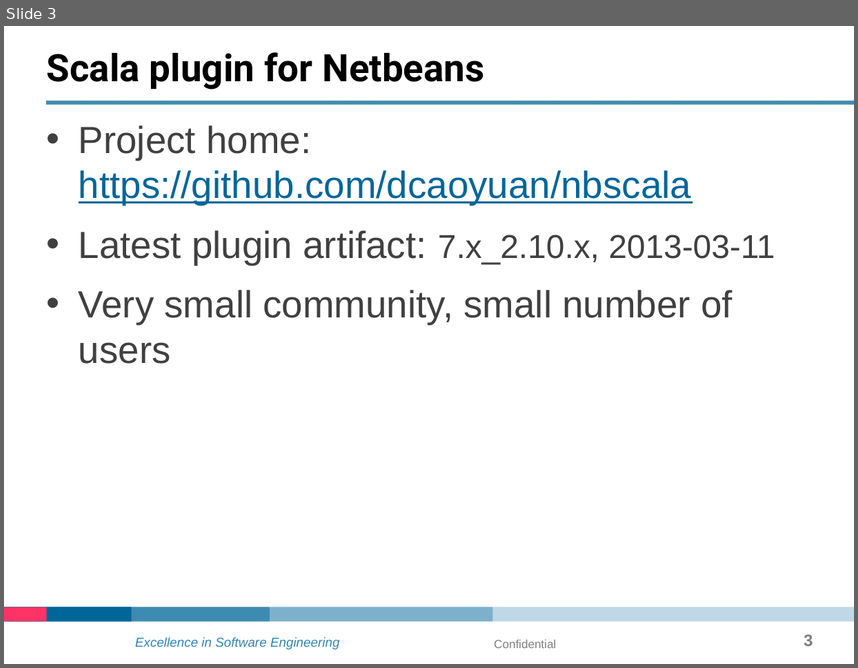
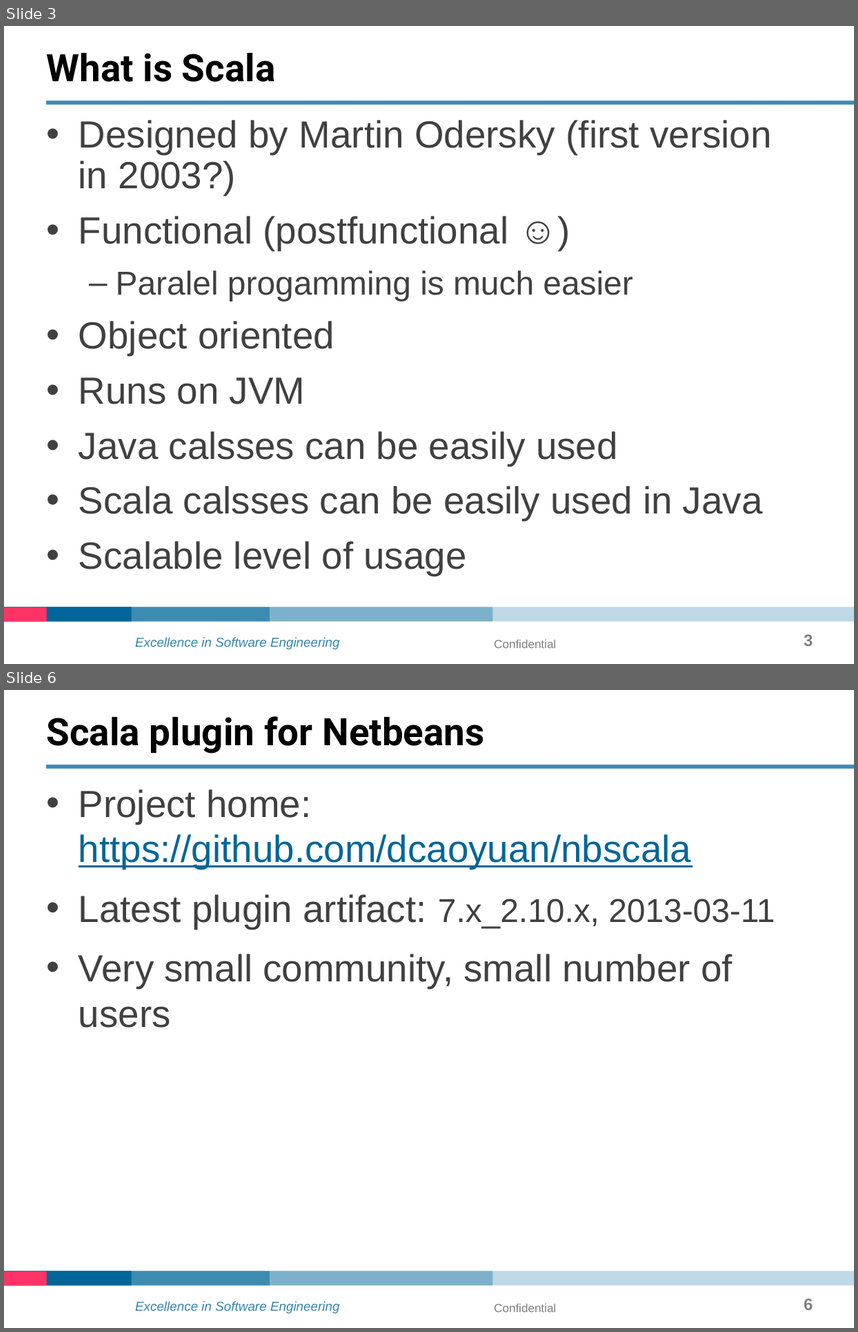
Before and after one commit to denkodoki/scala-tarining-1, a slide deck: ppt/scala-beg-training.pptx. Shown one above the other, each under a label of ours: slide 3 before the commit, slides 3 and 6 after it; the slides between them are not shown. The pictures are 858x668 and 858x1332 pixels, drawn with LibreOffice and Linux fonts; fonts in the diff are those of the drawing; background and template pictures are left out. Boxes give left, top, right and bottom in pixels: in the first picture for what was removed or moved away, otherwise in the second. Text is boxed around its words. In the diff, an @@ line names an element or a change of style, - is before the commit and + after.

```diff
--- a/ppt/scala-beg-training.pptx
+++ b/ppt/scala-beg-training.pptx
@@ slide 3 added at [4,26,854,664], background #FFFFFF; not listed: 6 template elements that a slide beside it also shows @@
@@ title added at [47,52,854,104], fill gradient #006699 to #FFFFFF, 32 pt, text #000000, bold @@
+What is Scala
@@ text added at [79,120,771,575], 32 pt, text #404040 @@
+• Designed by Martin Odersky (first version in 2003?)
+• Functional (postfunctional ☺)
+  – Paralel progamming is much easier
+• Object oriented
+• Runs on JVM
+• Java calsses can be easily used
+• Scala calsses can be easily used in Java
+• Scalable level of usage
@@ text added at [494,639,556,648], 10 pt, text #808080 @@
+Confidential
@@ page number added at [804,634,813,646], 14 pt, text #7F7F7F, bold @@
+3
@@ what was slide 3 is now slide 6 @@
@@ page number at [804,1298,813,1310]: text changed @@
-3
+6
```
Also in this commit, not shown: 3 slides changed, 2 other slides added, 20 other files.
